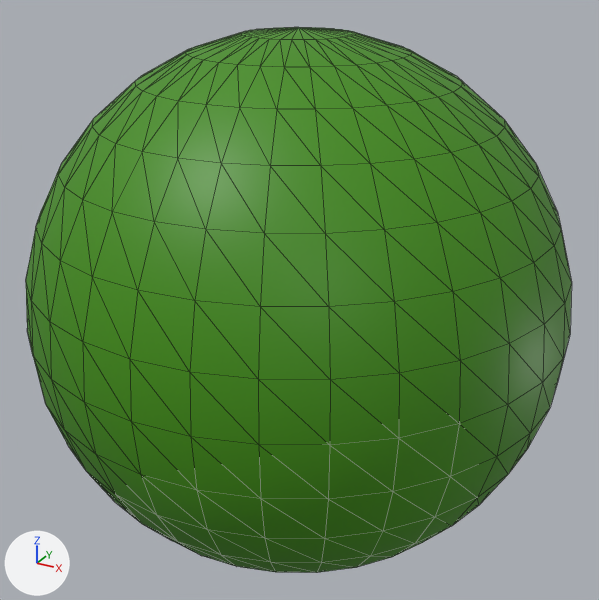
One commit to the glTF model BG.glb: the scene before it, then after it.
Camera for both pictures: a 50 mm camera at (0.707, -1.283, 0.641) aimed at (0.001, 0.001, 0.0). Lighting does not change. The marker at lower left points along +X, +Y and +Z. Mesh edges are drawn as thin lines. Vertices at the same position are counted once.

Names of what the first picture shows: 'BG'.
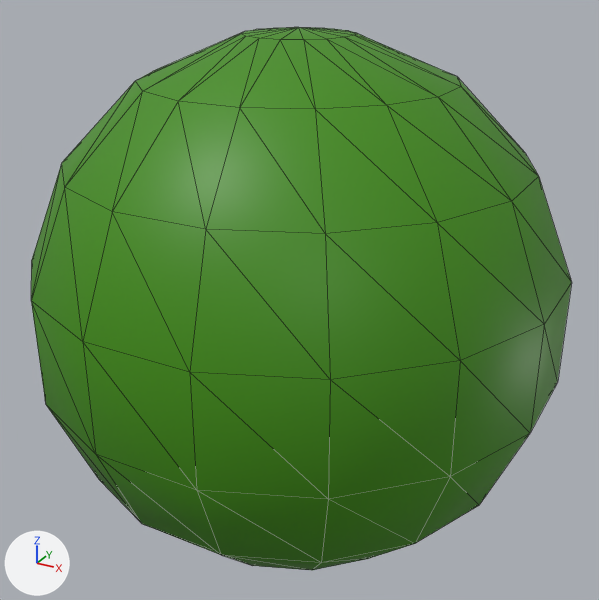
What differs and where, as boxes [x1, y1, x2, y2] in the pictures (599 x 600 px):
'BG', reshaped
    before: [26, 27, 572, 573]
    after: [31, 27, 572, 570]
part 1 of me_sphere_001, deleted (green)
    before: [26, 27, 572, 573]

The change, as a diff of the scene's bpy script:
```diff
--- a/BG.glb.py
+++ b/BG.glb.py
@@ me_sphere_001 @@
 # used by ob_bg; location = (0.0, 0.0, 0.0)
-me_sphere_001.from_pydata(...)  # 482 vertices, 960 faces; spans x -0.5..0.5, y -0.5..0.5, z -0.5..0.5
+me_sphere_001.from_pydata(...)  # 130 vertices, 256 faces; spans x -0.481..0.481, y -0.481..0.481, z -0.5..0.5
+# me_sphere_001 part 1: 352 vertices removed from x -0.5..0.5, y -0.5..0.5, z -0.49..0.49
+# me_sphere_001 part 2: the surface is now shaded smooth
 me_sphere_001.materials.append(mat_material_4002)
```
